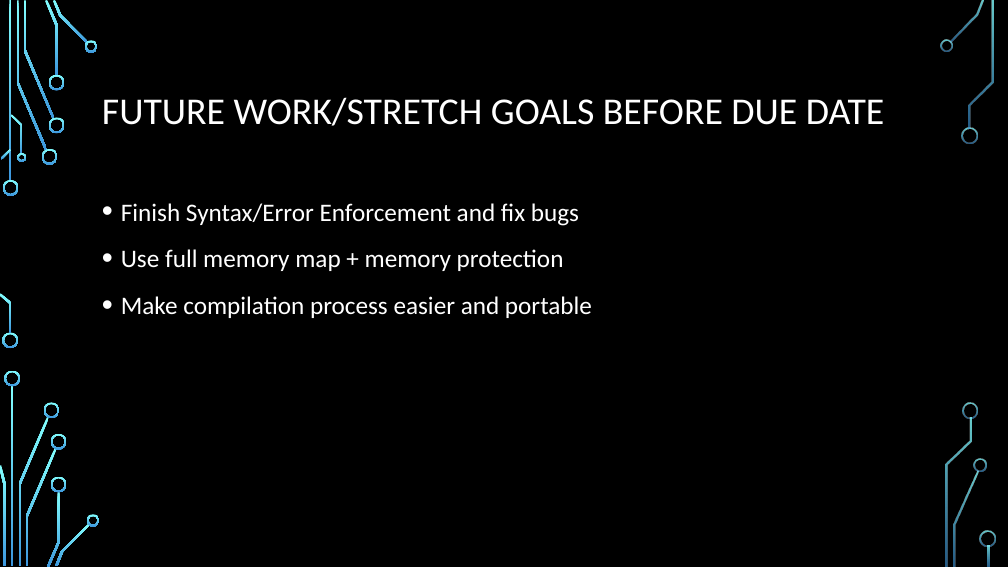
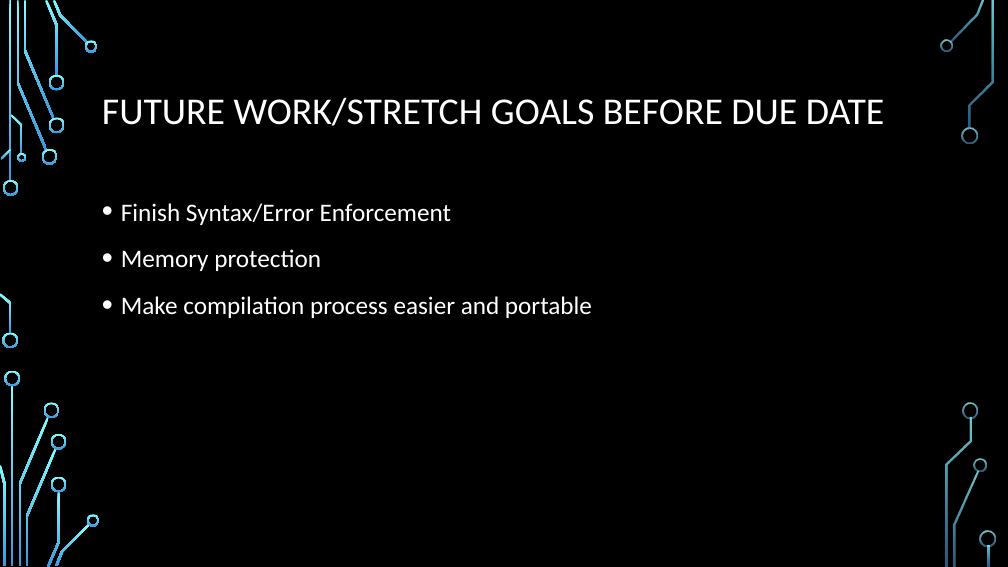
Before and after one commit to rharding8/PersonalOSv2, a slide deck: slide 8 of Presentation.pptx. Drawn at 1008x567 pixels with LibreOffice and Linux fonts; fonts in the diff are those of the drawing; background and template pictures are left out. Boxes give left, top, right and bottom in pixels: in the first picture for what was removed or moved away, otherwise in the second. Text is boxed around its words. In the diff, an @@ line names an element or a change of style, - is before the commit and + after.

```diff
--- a/Presentation.pptx
+++ b/Presentation.pptx
@@ text at (121, 203, 452, 271): text changed @@
-• Finish Syntax/Error Enforcement and fix bugs
-• Use full memory map + memory protection
+• Finish Syntax/Error Enforcement
+• Memory protection
```
Also in this commit, not shown: 3 other slides changed, 1 slide added, 4 other files.
